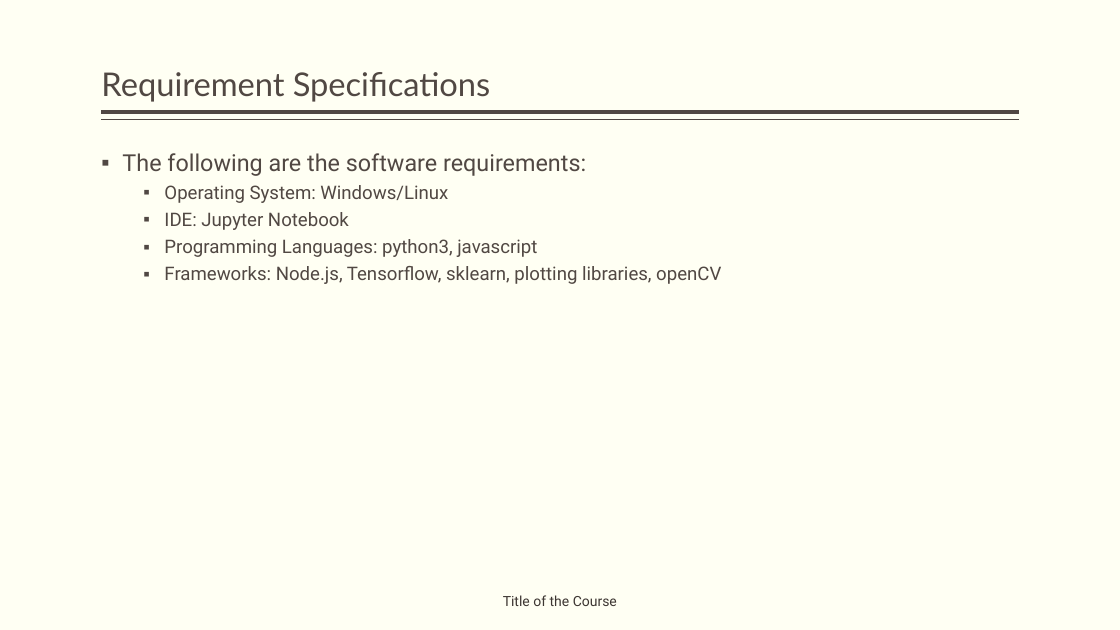
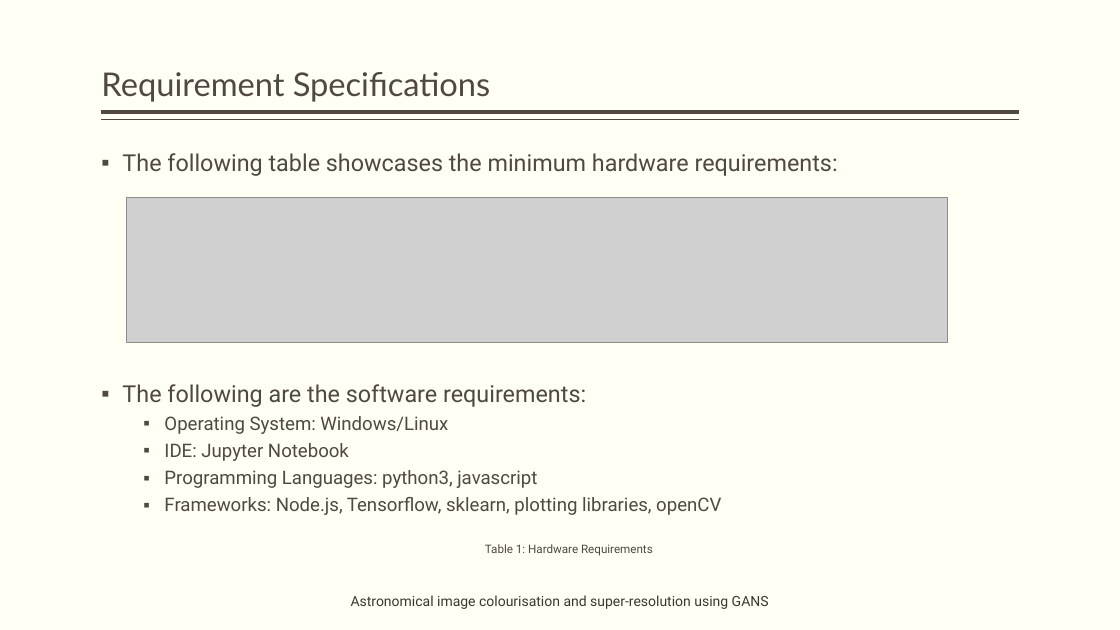
Before and after one commit to obi-wan-shinobi/Literature-Review, a slide deck: slide 4 of Presentation/Stage_1/stage_1_presentation.pptx (slide 5 before the commit). Drawn at 1120x630 pixels with LibreOffice and Linux fonts; fonts in the diff are those of the drawing; grey boxes stand for pictures. Boxes give left, top, right and bottom in pixels: in the first picture for what was removed or moved away, otherwise in the second. Text is boxed around its words. In the diff, an @@ line names an element or a change of style, - is before the commit and + after.

```diff
--- a/Presentation/Stage_1/stage_1_presentation.pptx
+++ b/Presentation/Stage_1/stage_1_presentation.pptx
@@ text at box(122, 153, 838, 176): paragraph added @@
+▪ The following table showcases the minimum hardware requirements:
@@ picture added at box(126, 197, 948, 343) @@
@@ text added at box(485, 544, 653, 556), 10 pt, text #514843 @@
+Table 1: Hardware Requirements
@@ text at box(351, 595, 769, 609): text changed @@
-Title of the Course
+Astronomical image colourisation and super-resolution using GANS
```
Also in this commit, not shown: 11 other slides changed, 1 slide removed, 1 other file.
